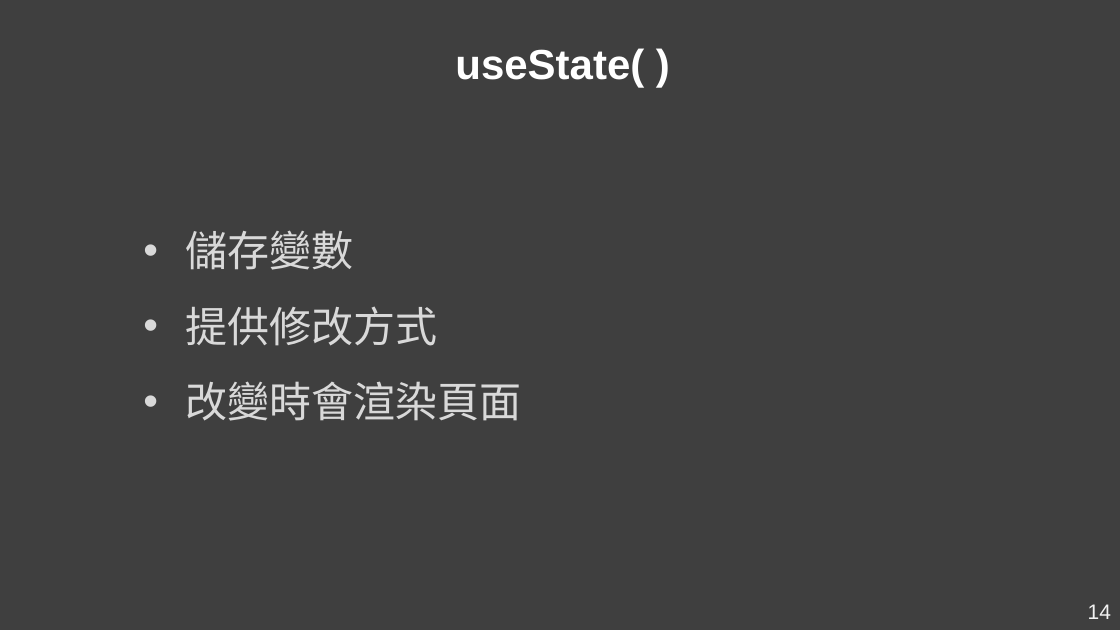
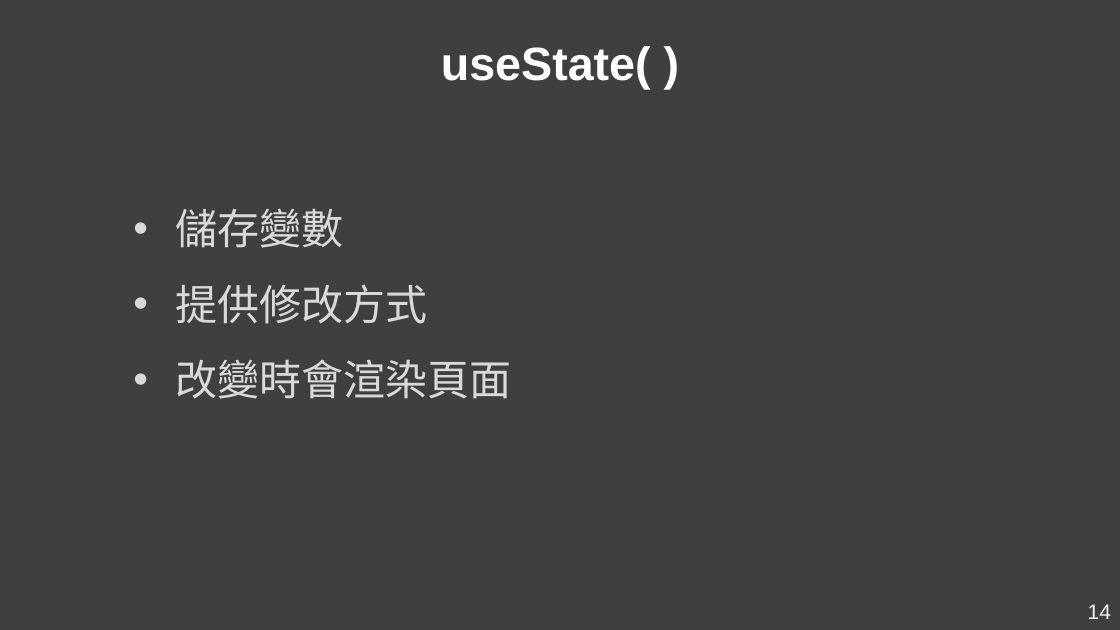
Before and after one commit to Kader-coder/React-Hooks, a slide deck: slide 14 of PPT/React Hooks &.pptx. Drawn at 1120x630 pixels with LibreOffice and Linux fonts; fonts in the diff are those of the drawing. Boxes give left, top, right and bottom in pixels: in the first picture for what was removed or moved away, otherwise in the second. Text is boxed around its words. In the diff, an @@ line names an element or a change of style, - is before the commit and + after.

Commit message:
OK PTT useState()

```diff
--- a/PPT/React Hooks &.pptx
+++ b/PPT/React Hooks &.pptx
@@ text "useState( )": place and size @@
-text "useState( )" at [455,48,644,87]
+text "useState( )" at [441,46,651,89]
@@ text "useState( )" at [441,46,651,89]: size 36 to 40 pt; alignment left to centre; line spacing 1 to 0.9; more space between paragraphs; vertical alignment top to middle @@
@@ text "儲存變數": place and size @@
-text "儲存變數" at [185,230,521,421]
+text "儲存變數" at [175,208,511,399]
```
Also in this commit, not shown: 6 other slides changed, 6 slides added, 1 slide removed.
